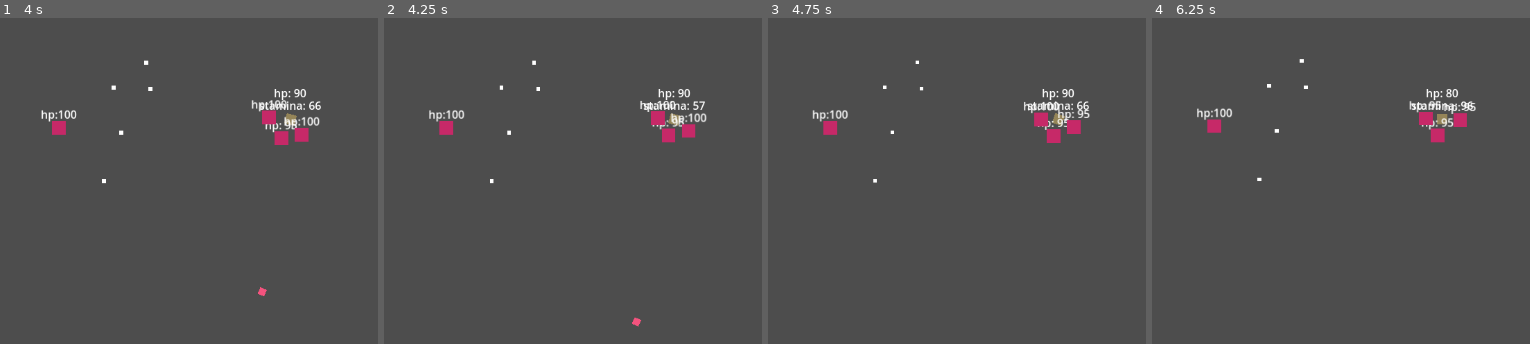
Above: before the commit, frames 1-4 (left to right).
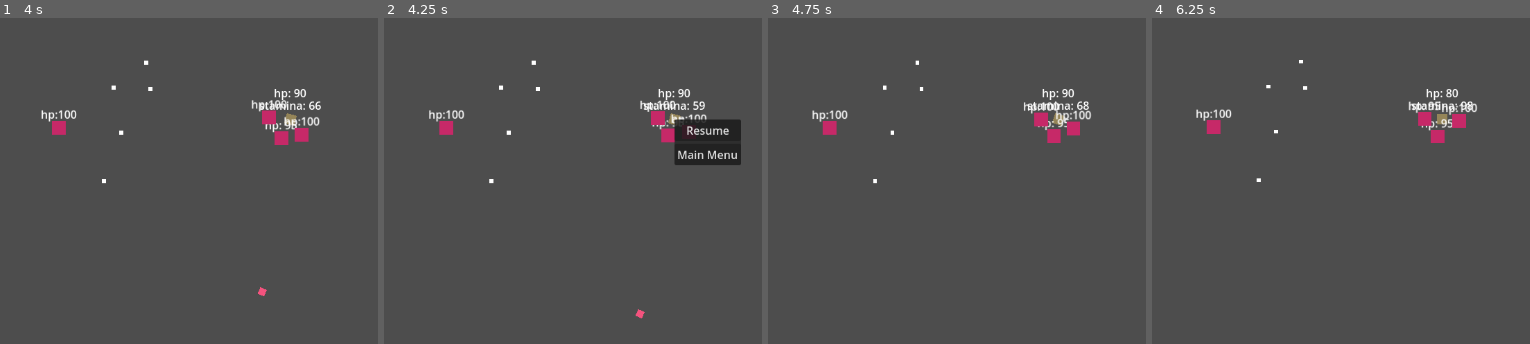
Above: after the commit, the same moments.

Repository: cyris115/Cookie-Kingdom
Game: Godot game, scene res://Scenes/StoryLevels/test_scene.tscn
Same seed, same stepped clock (60 frames per second), same inputs: the game is played once before the commit and once after it. Before the commit the project starts from res://Scenes/test_scene.tscn.
Inputs (mouse positions are in pixels of both pictures, inside the frame that each line leads up to):
- Up to frame 1 (4 s): move the mouse to (outside the picture) at 0.52 s; hold D (right) 0.53-1.28 s; hold Shift (run) 0.53-1.28 s; move the mouse to (132, 141) at 1.27 s; hold S (down) 1.28-2.03 s; click (132, 141) at 1.35 s; move the mouse to (370, 21) at 2.02 s; hold D (right) 2.03-2.78 s; hold Shift (run) 2.03-2.78 s; move the mouse to (249, 210) at 2.77 s; hold W (up) 2.78-3.53 s; click (249, 210) at 2.85 s; move the mouse to (outside the picture) at 3.52 s; hold A (left) from 3.53 s (still down); hold Shift (run) from 3.53 s (still down)
- Up to frame 2 (4.25 s): keep holding A (left); keep holding Shift (run); tap Escape (pause, bound only after the commit) at 4.15 s
- Up to frame 3 (4.75 s): release A (left) at 4.25 s; release Shift (run) at 4.25 s; click (1093, 128) at 4.25 s, where only the run after the commit has a clickable "Resume"
- Up to frame 4 (6.25 s): move the mouse to (1201, 50) at 5.02 s; hold A (left) 5.03-5.78 s; click (1201, 50) at 5.1 s; move the mouse to (1480, 119) at 5.77 s; hold S (down) from 5.78 s (still down); hold Shift (run) from 5.78 s (still down)

Frame 1 is identical in both runs. In frame 2, 2.6% of the frame differs, in the area x 27-95%, y 13-95%; in frame 3, 0.5%; in frame 4, 0.8%.

Commit message:
added menus
added pause, start screen and level selector.

Diff:
--- /dev/null
+++ b/Scenes/StoryLevels/level_1.tscn
@@ -0,0 +1,15 @@
+[gd_scene load_steps=2 format=3 uid="uid://vwehklrox6t0"]
+
+[ext_resource type="PackedScene" uid="uid://ekqwt5fvn4wb" path="res://Scenes/UI/pause_menu.tscn" id="1_18hsn"]
+
+[node name="level_1" type="Node2D"]
+
+[node name="CanvasLayer" type="CanvasLayer" parent="."]
+
+[node name="PauseMenu" parent="CanvasLayer" instance=ExtResource("1_18hsn")]
+visible = false
+anchors_preset = 8
+anchor_left = 0.5
+anchor_top = 0.5
+anchor_right = 0.5
+anchor_bottom = 0.5
--- /dev/null
+++ b/Scenes/StoryLevels/level_2.tscn
@@ -0,0 +1,15 @@
+[gd_scene load_steps=2 format=3 uid="uid://c057004t8msup"]
+
+[ext_resource type="PackedScene" uid="uid://ekqwt5fvn4wb" path="res://Scenes/UI/pause_menu.tscn" id="1_odbmj"]
+
+[node name="level_2" type="Node2D"]
+
+[node name="CanvasLayer" type="CanvasLayer" parent="."]
+
+[node name="PauseMenu" parent="CanvasLayer" instance=ExtResource("1_odbmj")]
+visible = false
+anchors_preset = 8
+anchor_left = 0.5
+anchor_top = 0.5
+anchor_right = 0.5
+anchor_bottom = 0.5
--- /dev/null
+++ b/Scenes/StoryLevels/level_3.tscn
@@ -0,0 +1,15 @@
+[gd_scene load_steps=2 format=3 uid="uid://t88uwcltyj6r"]
+
+[ext_resource type="PackedScene" uid="uid://ekqwt5fvn4wb" path="res://Scenes/UI/pause_menu.tscn" id="1_3bbgy"]
+
+[node name="level_3" type="Node2D"]
+
+[node name="CanvasLayer" type="CanvasLayer" parent="."]
+
+[node name="PauseMenu" parent="CanvasLayer" instance=ExtResource("1_3bbgy")]
+visible = false
+anchors_preset = 8
+anchor_left = 0.5
+anchor_top = 0.5
+anchor_right = 0.5
+anchor_bottom = 0.5
--- /dev/null
+++ b/Scenes/StoryLevels/test_scene.tscn
@@ -0,0 +1,50 @@
+[gd_scene load_steps=5 format=3 uid="uid://bov1b1nfydn21"]
+
+[ext_resource type="PackedScene" uid="uid://beatnjh15vfqp" path="res://Scenes/AssetScenes/Player.tscn" id="1_oc56l"]
+[ext_resource type="PackedScene" uid="uid://brw2geqoqesfw" path="res://Scenes/AssetScenes/Badguy.tscn" id="2_xtxyy"]
+[ext_resource type="PackedScene" uid="uid://bu87deoqhxgmf" path="res://Scenes/AssetScenes/biscuit.tscn" id="3_5vy8k"]
+[ext_resource type="PackedScene" uid="uid://ekqwt5fvn4wb" path="res://Scenes/UI/pause_menu.tscn" id="4_il81k"]
+
+[node name="TestScene" type="Node2D"]
+
+[node name="CharacterBody2D" parent="." instance=ExtResource("1_oc56l")]
+position = Vector2(478, 246)
+
+[node name="CharacterBody2D2" parent="." instance=ExtResource("2_xtxyy")]
+position = Vector2(218, 258)
+
+[node name="CharacterBody2D3" parent="." instance=ExtResource("2_xtxyy")]
+position = Vector2(445, 312)
+
+[node name="CharacterBody2D4" parent="." instance=ExtResource("2_xtxyy")]
+position = Vector2(425, 181)
+
+[node name="CharacterBody2D5" parent="." instance=ExtResource("2_xtxyy")]
+position = Vector2(570, 241)
+
+[node name="Biscuit" parent="." instance=ExtResource("3_5vy8k")]
+position = Vector2(297, 200)
+
+[node name="Biscuit2" parent="." instance=ExtResource("3_5vy8k")]
+position = Vector2(344, 164)
+
+[node name="Biscuit3" parent="." instance=ExtResource("3_5vy8k")]
+position = Vector2(350, 202)
+
+[node name="Biscuit4" parent="." instance=ExtResource("3_5vy8k")]
+position = Vector2(283, 335)
+
+[node name="Biscuit5" parent="." instance=ExtResource("3_5vy8k")]
+position = Vector2(308, 265)
+
+[node name="CanvasLayer" type="CanvasLayer" parent="."]
+
+[node name="PauseMenu" parent="CanvasLayer" instance=ExtResource("4_il81k")]
+anchors_preset = 8
+anchor_left = 0.5
+anchor_top = 0.5
+anchor_right = 0.5
+anchor_bottom = 0.5
+pivot_offset = Vector2(49, 27)
+size_flags_horizontal = 4
+size_flags_vertical = 4
--- /dev/null
+++ b/Scenes/UI/level_select.tscn
@@ -0,0 +1,67 @@
+[gd_scene load_steps=2 format=3 uid="uid://sjwrm0i03g8v"]
+
+[ext_resource type="Script" uid="uid://do6gey7xjk515" path="res://Scripts/level_select.gd" id="1_xqnso"]
+
+[node name="LevelSelect" type="Control"]
+process_mode = 3
+layout_mode = 3
+anchors_preset = 15
+anchor_right = 1.0
+anchor_bottom = 1.0
+grow_horizontal = 2
+grow_vertical = 2
+script = ExtResource("1_xqnso")
+
+[node name="CanvasLayer" type="CanvasLayer" parent="."]
+
+[node name="MarginContainer" type="MarginContainer" parent="CanvasLayer"]
+anchors_preset = 8
+anchor_left = 0.5
+anchor_top = 0.5
+anchor_right = 0.5
+anchor_bottom = 0.5
+offset_left = -125.5
+offset_top = -46.5
+offset_right = 125.5
+offset_bottom = 46.5
+grow_horizontal = 2
+grow_vertical = 2
+
+[node name="VBoxContainer" type="VBoxContainer" parent="CanvasLayer/MarginContainer"]
+layout_mode = 2
+
+[node name="Label" type="Label" parent="CanvasLayer/MarginContainer/VBoxContainer"]
+layout_mode = 2
+text = "Select a level"
+horizontal_alignment = 1
+
+[node name="HBoxContainer" type="HBoxContainer" parent="CanvasLayer/MarginContainer/VBoxContainer"]
+layout_mode = 2
+
+[node name="Level1" type="Button" parent="CanvasLayer/MarginContainer/VBoxContainer/HBoxContainer"]
+layout_mode = 2
+text = "Level 1"
+
+[node name="Level2" type="Button" parent="CanvasLayer/MarginContainer/VBoxContainer/HBoxContainer"]
+layout_mode = 2
+text = "Level 2"
+
+[node name="Level3" type="Button" parent="CanvasLayer/MarginContainer/VBoxContainer/HBoxContainer"]
+layout_mode = 2
+text = "Level 3
+"
+
+[node name="demo" type="Button" parent="CanvasLayer/MarginContainer/VBoxContainer/HBoxContainer"]
+layout_mode = 2
+text = "demo
+"
+
+[node name="BackToMain" type="Button" parent="CanvasLayer/MarginContainer/VBoxContainer"]
+layout_mode = 2
+text = "Back To Main"
+
+[connection signal="pressed" from="CanvasLayer/MarginContainer/VBoxContainer/HBoxContainer/Level1" to="." method="_on_level_1_pressed"]
+[connection signal="pressed" from="CanvasLayer/MarginContainer/VBoxContainer/HBoxContainer/Level2" to="." method="_on_level_2_pressed"]
+[connection signal="pressed" from="CanvasLayer/MarginContainer/VBoxContainer/HBoxContainer/Level3" to="." method="_on_level_3_pressed"]
+[connection signal="pressed" from="CanvasLayer/MarginContainer/VBoxContainer/HBoxContainer/demo" to="." method="_on_demo_pressed"]
+[connection signal="pressed" from="CanvasLayer/MarginContainer/VBoxContainer/BackToMain" to="." method="_on_back_to_main_pressed"]
--- /dev/null
+++ b/Scenes/UI/pause_menu.tscn
@@ -0,0 +1,36 @@
+[gd_scene load_steps=2 format=3 uid="uid://ekqwt5fvn4wb"]
+
+[ext_resource type="Script" uid="uid://je48o2s3jbg7" path="res://pause_menu.gd" id="1_rrvs5"]
+
+[node name="PauseMenu" type="Control"]
+process_mode = 3
+layout_mode = 3
+anchors_preset = 15
+anchor_right = 1.0
+anchor_bottom = 1.0
+grow_horizontal = 2
+grow_vertical = 2
+script = ExtResource("1_rrvs5")
+
+[node name="PanelContainer" type="PanelContainer" parent="."]
+layout_mode = 0
+offset_right = 40.0
+offset_bottom = 40.0
+
+[node name="VBoxContainer" type="VBoxContainer" parent="PanelContainer"]
+layout_mode = 2
+
+[node name="Resume" type="Button" parent="PanelContainer/VBoxContainer"]
+layout_mode = 2
+text = "Resume"
+
+[node name="MainMenu" type="Button" parent="PanelContainer/VBoxContainer"]
+layout_mode = 2
+text = "Main Menu"
+
+[node name="ConfirmationDialog" type="ConfirmationDialog" parent="PanelContainer/VBoxContainer/MainMenu"]
+dialog_text = "Are you sure you want to go back to the main menu?"
+
+[connection signal="pressed" from="PanelContainer/VBoxContainer/Resume" to="." method="_on_resume_pressed"]
+[connection signal="pressed" from="PanelContainer/VBoxContainer/MainMenu" to="." method="_on_main_menu_pressed"]
+[connection signal="confirmed" from="PanelContainer/VBoxContainer/MainMenu/ConfirmationDialog" to="." method="_on_confirmation_dialog_confirmed"]
--- /dev/null
+++ b/Scenes/UI/start_menu.tscn
@@ -0,0 +1,52 @@
+[gd_scene load_steps=2 format=3 uid="uid://bkqjwejklf126"]
+
+[ext_resource type="Script" uid="uid://ccedv6ofuj01y" path="res://Scripts/start_menu.gd" id="1_xry01"]
+
+[node name="StartMenu" type="Control"]
+process_mode = 3
+layout_mode = 3
+anchors_preset = 15
+anchor_right = 1.0
+anchor_bottom = 1.0
+grow_horizontal = 2
+grow_vertical = 2
+script = ExtResource("1_xry01")
+
+[node name="CanvasLayer" type="CanvasLayer" parent="."]
+
+[node name="PanelContainer" type="PanelContainer" parent="CanvasLayer"]
+anchors_preset = 8
+anchor_left = 0.5
+anchor_top = 0.5
+anchor_right = 0.5
+anchor_bottom = 0.5
+offset_left = -71.0
+offset_top = -46.5
+offset_right = 71.0
+offset_bottom = 46.5
+grow_horizontal = 2
+grow_vertical = 2
+
+[node name="VBoxContainer" type="VBoxContainer" parent="CanvasLayer/PanelContainer"]
+layout_mode = 2
+
+[node name="Label" type="Label" parent="CanvasLayer/PanelContainer/VBoxContainer"]
+layout_mode = 2
+size_flags_horizontal = 4
+text = "COOKIE KINGDOM"
+
+[node name="Play" type="Button" parent="CanvasLayer/PanelContainer/VBoxContainer"]
+layout_mode = 2
+text = "Play Game"
+
+[node name="Quit" type="Button" parent="CanvasLayer/PanelContainer/VBoxContainer"]
+layout_mode = 2
+text = "Quit"
+
+[node name="QuitConfrim" type="ConfirmationDialog" parent="CanvasLayer/PanelContainer/VBoxContainer/Quit"]
+size = Vector2i(252, 100)
+dialog_text = "Are you sure you want to quit?"
+
+[connection signal="pressed" from="CanvasLayer/PanelContainer/VBoxContainer/Play" to="." method="_on_play_pressed"]
+[connection signal="pressed" from="CanvasLayer/PanelContainer/VBoxContainer/Quit" to="." method="_on_quit_pressed"]
+[connection signal="confirmed" from="CanvasLayer/PanelContainer/VBoxContainer/Quit/QuitConfrim" to="." method="_on_quit_confrim_confirmed"]
--- a/Scenes/test_scene.tscn
+++ /dev/null
@@ -1,37 +0,0 @@
-[gd_scene load_steps=4 format=3 uid="uid://bov1b1nfydn21"]
-
-[ext_resource type="PackedScene" uid="uid://beatnjh15vfqp" path="res://Scenes/Player.tscn" id="1_3dogw"]
-[ext_resource type="PackedScene" uid="uid://bu87deoqhxgmf" path="res://Scenes/biscuit.tscn" id="1_50ct6"]
-[ext_resource type="PackedScene" uid="uid://brw2geqoqesfw" path="res://Scenes/Badguy.tscn" id="2_r5l72"]
-
-[node name="TestScene" type="Node2D"]
-
-[node name="CharacterBody2D" parent="." instance=ExtResource("1_3dogw")]
-position = Vector2(478, 246)
-
-[node name="CharacterBody2D2" parent="." instance=ExtResource("2_r5l72")]
-position = Vector2(218, 258)
-
-[node name="CharacterBody2D3" parent="." instance=ExtResource("2_r5l72")]
-position = Vector2(445, 312)
-
-[node name="CharacterBody2D4" parent="." instance=ExtResource("2_r5l72")]
-position = Vector2(425, 181)
-
-[node name="CharacterBody2D5" parent="." instance=ExtResource("2_r5l72")]
-position = Vector2(570, 241)
-
-[node name="Biscuit" parent="." instance=ExtResource("1_50ct6")]
-position = Vector2(297, 200)
-
-[node name="Biscuit2" parent="." instance=ExtResource("1_50ct6")]
-position = Vector2(344, 164)
-
-[node name="Biscuit3" parent="." instance=ExtResource("1_50ct6")]
-position = Vector2(350, 202)
-
-[node name="Biscuit4" parent="." instance=ExtResource("1_50ct6")]
-position = Vector2(283, 335)
-
-[node name="Biscuit5" parent="." instance=ExtResource("1_50ct6")]
-position = Vector2(308, 265)
--- a/Scripts/Player.gd
+++ b/Scripts/Player.gd
@@ -20,7 +20,7 @@
 var direction := Vector2.RIGHT
 static var last_direction := Vector2.RIGHT
 
-var bullet = preload("res://Scenes/Bullet.tscn")
+var bullet = preload("res://Scenes/AssetScenes/Bullet.tscn")
 @export var barrel: Node2D
 var can_shoot := false
 var can_damage := true
--- /dev/null
+++ b/Scripts/level_select.gd
@@ -0,0 +1,23 @@
+extends Control
+
+
+
+func _on_level_1_pressed() -> void:
+	get_tree().change_scene_to_file("res://Scenes/StoryLevels/level_1.tscn")
+
+func _on_level_2_pressed() -> void:
+	get_tree().change_scene_to_file("res://Scenes/StoryLevels/level_2.tscn")
+
+
+func _on_level_3_pressed() -> void:
+	get_tree().change_scene_to_file("res://Scenes/StoryLevels/level_3.tscn")
+
+
+func _on_back_to_main_pressed() -> void:
+	get_tree().change_scene_to_file("res://Scenes/UI/start_menu.tscn")
+
+
+
+
+func _on_demo_pressed() -> void:
+	get_tree().change_scene_to_file("res://Scenes/StoryLevels/test_scene.tscn")
--- /dev/null
+++ b/Scripts/start_menu.gd
@@ -0,0 +1,18 @@
+extends Control
+
+@onready var quit_confrim: ConfirmationDialog = $CanvasLayer/PanelContainer/VBoxContainer/Quit/QuitConfrim
+
+func _ready() -> void:
+	get_tree().paused = false
+
+
+func _on_play_pressed() -> void:
+	get_tree().change_scene_to_file("res://Scenes/UI/level_select.tscn")
+
+
+func _on_quit_pressed() -> void:
+	quit_confrim.popup_centered()
+
+
+func _on_quit_confrim_confirmed() -> void:
+	get_tree().quit()
--- /dev/null
+++ b/pause_menu.gd
@@ -0,0 +1,34 @@
+extends Control
+@onready var confirmation_dialog: ConfirmationDialog = $PanelContainer/VBoxContainer/MainMenu/ConfirmationDialog
+
+func _ready():
+	hide()
+
+func resume():
+	get_tree().paused = false
+	hide()
+
+func pause():
+	get_tree().paused = true
+	show()
+func testEcs():
+	if Input.is_action_just_pressed("pause") and !get_tree().paused:
+		pause()
+	elif Input.is_action_just_pressed("pause") and get_tree().paused:
+		resume()
+
+
+func _process(_delta):
+	testEcs()
+
+
+
+func _on_resume_pressed() -> void:
+	resume()
+
+
+func _on_main_menu_pressed() -> void:
+	confirmation_dialog.popup_centered()
+
+func _on_confirmation_dialog_confirmed() -> void:
+	get_tree().change_scene_to_file("res://Scenes/UI/start_menu.tscn")
--- a/project.godot
+++ b/project.godot
@@ -52,3 +52,8 @@
 "events": [Object(InputEventKey,"resource_local_to_scene":false,"resource_name":"","device":-1,"window_id":0,"alt_press …(195 unchanged characters)…
 ]
 }
+pause={
+"deadzone": 0.2,
+"events": [Object(InputEventKey,"resource_local_to_scene":false,"resource_name":"","device":-1,"window_id":0,"alt_pressed":false,"shift_pressed":false,"ctrl_pressed":false,"meta_pressed":false,"pressed":false,"keycode":0,"physical_keycode":4194305,"key_label":0,"unicode":0,"location":0,"echo":false,"script":null)
+]
+}
Renamed: Scenes/Badguy.tscn -> Scenes/AssetScenes/Badguy.tscn
Not shown: 1 places in Scenes/AssetScenes/Bullet.tscn that only renumber resources
Renamed: Scenes/Player.tscn -> Scenes/AssetScenes/Player.tscn
Renamed: Scenes/biscuit.tscn -> Scenes/AssetScenes/biscuit.tscn
Not shown, added: Scripts/level_select.gd.uid
Not shown, added: Scripts/start_menu.gd.uid
Not shown, added: pause_menu.gd.uid
